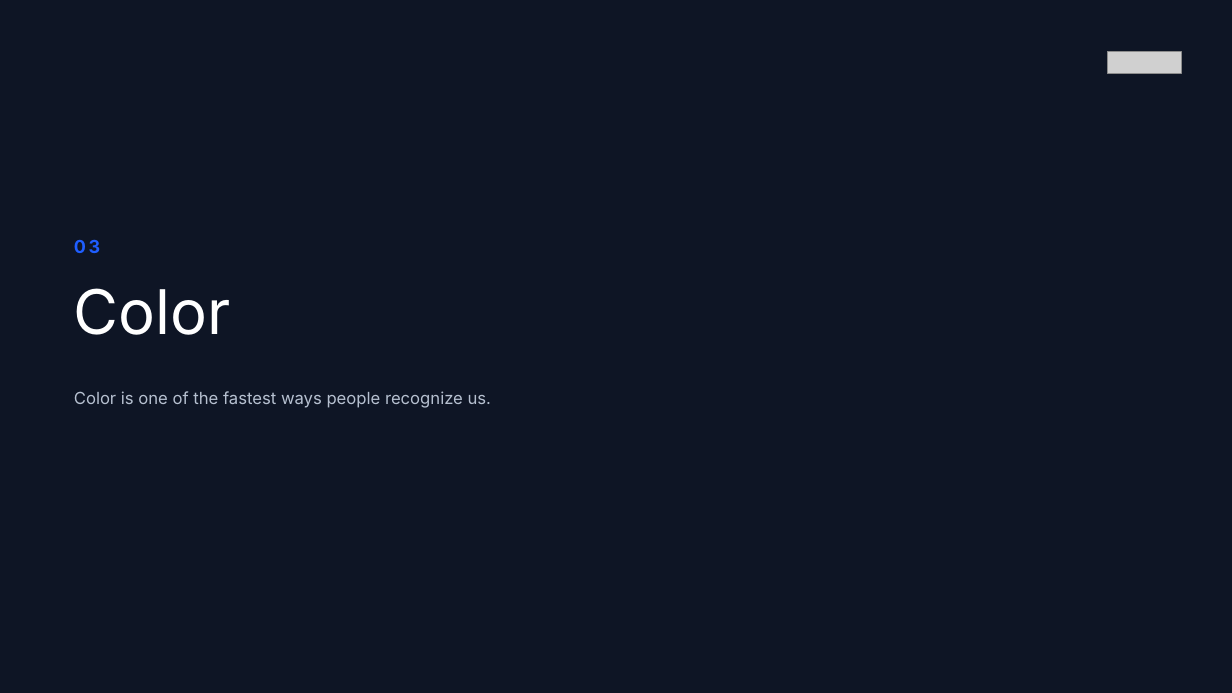
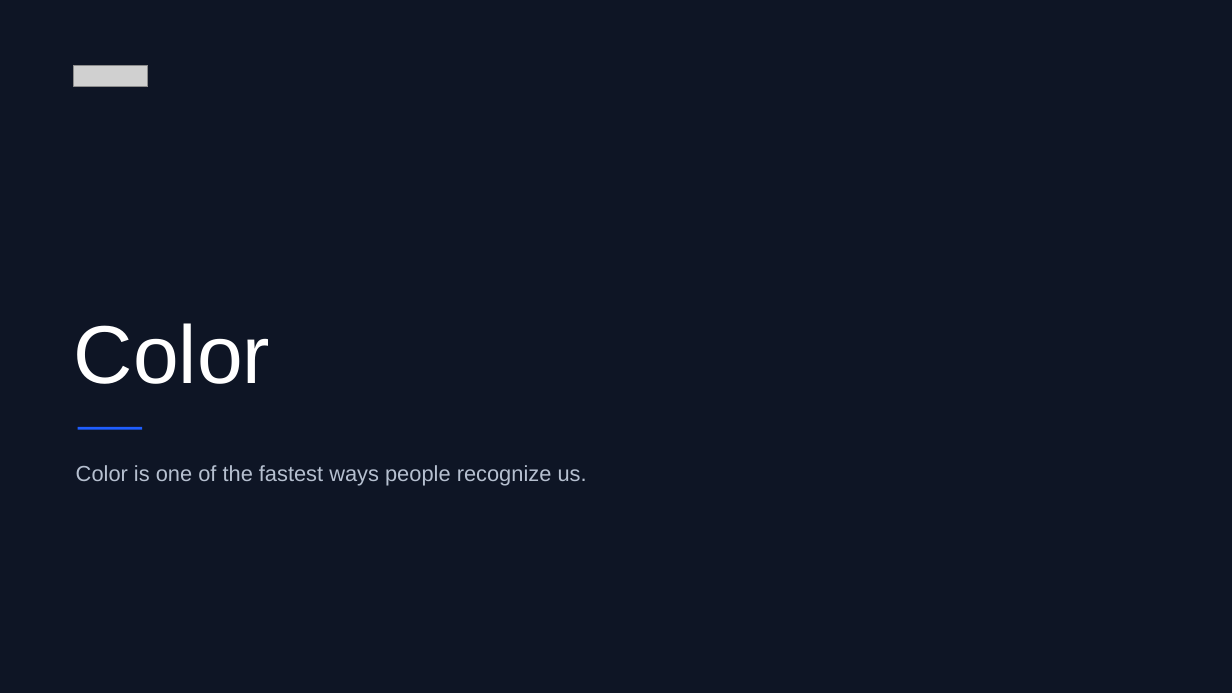
Before and after one commit to RichardCMelick/Brand-Codex, a slide deck: slide 18 of examples/halyard-example-brand-guidelines.pptx. Drawn at 1232x693 pixels with LibreOffice and Linux fonts; fonts in the diff are those of the drawing; grey boxes stand for pictures. Boxes give left, top, right and bottom in pixels: in the first picture for what was removed or moved away, otherwise in the second. Text is boxed around its words. In the diff, an @@ line names an element or a change of style, - is before the commit and + after.

```diff
--- a/examples/halyard-example-brand-guidelines.pptx
+++ b/examples/halyard-example-brand-guidelines.pptx
@@ picture removed at (x1=1107, y1=52, x2=1181, y2=73) @@
@@ picture added at (x1=74, y1=66, x2=148, y2=87) @@
@@ text removed at (x1=74, y1=239, x2=100, y2=253) @@
-03
@@ text "Color" moved from (x1=74, y1=288, x2=231, y2=335) to (x1=74, y1=323, x2=270, y2=384) @@
@@ text "Color" at (x1=74, y1=323, x2=270, y2=384): size 48 to 64 pt, font Inter to Arial; line spacing 1 to 0.95; vertical alignment top to bottom @@
@@ rectangle added at (x1=78, y1=427, x2=142, y2=430), fill #1F5EFF @@
@@ text "Color is one of the ..." moved from (x1=74, y1=391, x2=491, y2=408) to (x1=76, y1=465, x2=587, y2=485) @@
@@ text "Color is one of the ..." at (x1=76, y1=465, x2=587, y2=485): size 13 to 17 pt, font Inter to Arial; line spacing 1 to 1.25 @@
```
Also in this commit, not shown: 40 other slides changed, 18 other files.
